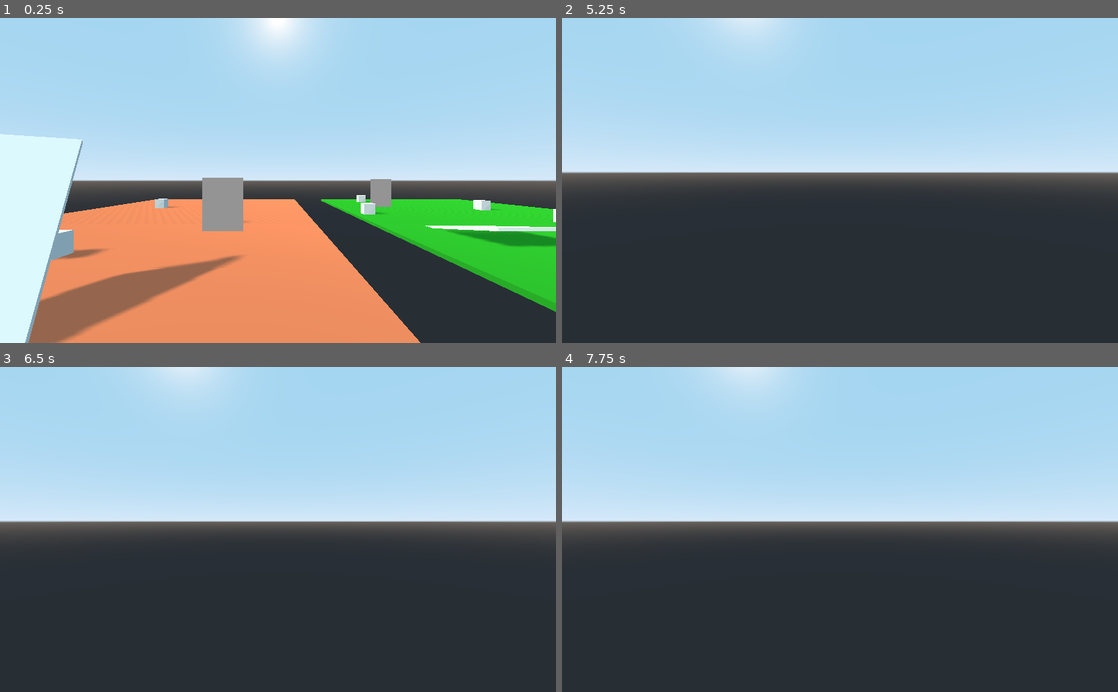
Above: before the commit, frames 1-4 (two rows, left to right).
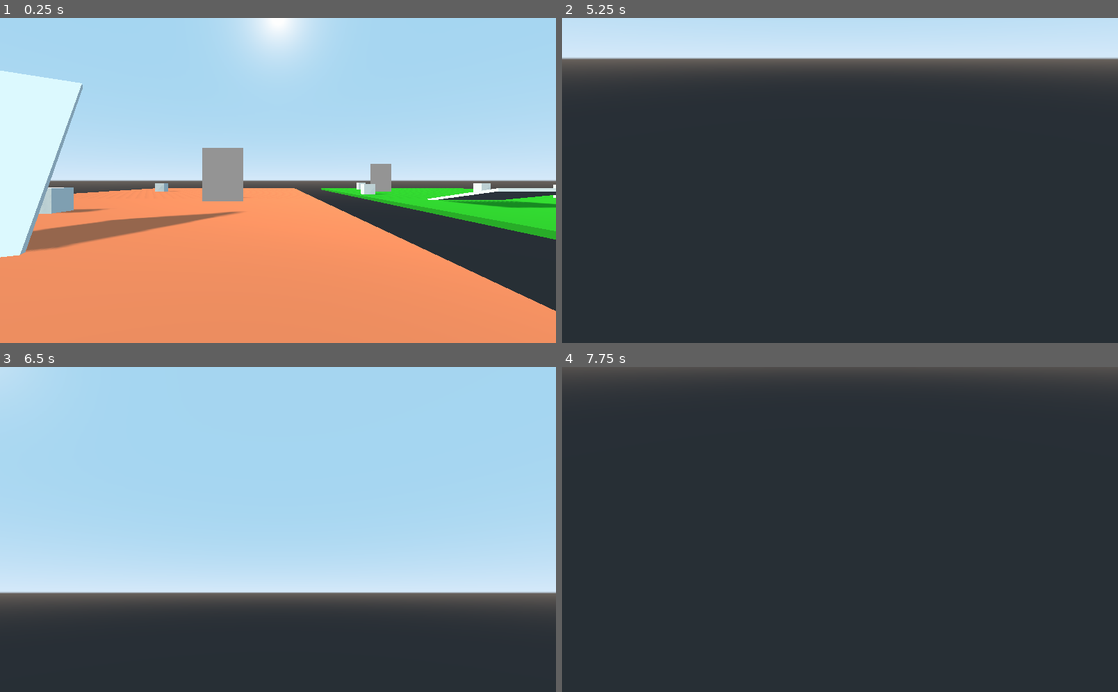
Above: after the commit, the same moments.

Repository: greenrazer/portals-godot
Game: Godot game, scene res://Levels/Portals.tscn
The game is run twice, just before and just after one commit, with the same random seed, the same clock (stepped at 60 frames per second) and the same inputs. The project has no main scene, so this scene is started directly.
Inputs (mouse positions are in pixels of both pictures, inside the frame that each line leads up to):
- Up to frame 1 (0.25 s): no input
- Up to frame 2 (5.25 s): move the mouse to (867, 180) at 0.52 s; hold W (move_up) 0.53-4.28 s; click (867, 180) at 0.6 s; tap Space (jump) at 0.77, 1.52, 3.02, 3.77, 4.25, 4.52 s; move the mouse to (812, 180) at 1.27 s; tap Shift (sprint) at 1.35 s; click (812, 180) at 1.55 s; move the mouse to (851, 174) at 2.02 s; click (851, 174) at 2.1 s; move the mouse to (834, 187) at 2.77 s; click (834, 187) at 2.85 s; tap Enter at 3.5, 5 s; move the mouse to (878, 183) at 3.52 s; hold Shift (sprint) 3.53-4.28 s; click (878, 183) at 3.8 s; tap Escape (ui_cancel) at 4.15 s; move the mouse to (673, 131) at 4.27 s; hold A (move_left) 4.28-5.03 s; click (673, 131) at 4.35 s; move the mouse to (867, 180) at 5.02 s; hold S (move_down) from 5.03 s (still down); click (867, 180) at 5.1 s
- Up to frame 3 (6.5 s): tap Space (jump) at 5.75, 6.02 s; move the mouse to (194, 448) at 5.77 s; release S (move_down) at 5.78 s; hold D (move_right) from 5.78 s (still down); tap Shift (sprint) at 5.85 s; click (194, 448) at 6.05 s
- Up to frame 4 (7.75 s): tap Enter at 6.5 s; move the mouse to (962, 513) at 6.52 s; release D (move_right) at 6.53 s; hold W (move_up) 6.53-7.28 s; click (962, 513) at 6.6 s; tap Space (jump) at 6.77, 7.25, 7.52 s; move the mouse to (728, 545) at 7.27 s; hold D (move_right) from 7.28 s (still down); click (728, 545) at 7.35 s

The runs differ from the first frame. In frame 1, 30% of the frame differs, in the area x 0-100%, y 16-100%; in frame 2, 48%; in frame 3, 34%; in frame 4, 51%, in the area x 0-100%, y 0-53%.

Commit message:
added visibility modifiers so portals dont render when i'm not looking at them

Diff:
--- a/Levels/Portals.tscn
+++ b/Levels/Portals.tscn
@@ -205,7 +205,7 @@
 material/0 = null
 
 [node name="Steve" type="KinematicBody" parent="."]
-transform = Transform( 1, 0, 0, 0, 1, 0, 0, 0, 1, -6.54277, 4.30587, 20.7111 )
+transform = Transform( 1, 0, 0, 0, 1, 0, 0, 0, 1, -6.54277, 1.3673, 20.7111 )
 script = ExtResource( 2 )
 
 [node name="Collider" type="CollisionShape" parent="Steve"]
@@ -221,6 +221,7 @@
 
 [node name="Camera" type="Camera" parent="Steve/Head"]
 current = true
+near = 0.01
 
 [node name="DownRay" type="RayCast" parent="Steve"]
 transform = Transform( 1, 0, 0, 0, 1, 0, 0, 0, 1, 0, -0.662256, 0 )
@@ -265,6 +266,8 @@
 mesh = SubResource( 11 )
 material/0 = null
 
+[node name="VisibilityNotifier" type="VisibilityNotifier" parent="Portals/PortalPair1/PortalA/Shape"]
+
 [node name="PortalB" type="Spatial" parent="Portals/PortalPair1"]
 transform = Transform( -1, 0, -3.25841e-07, 0, 1, 0, 3.25841e-07, 0, -1, 8.3419, 2, -12.9615 )
 script = ExtResource( 5 )
@@ -293,6 +296,9 @@
 cast_shadow = 0
 mesh = SubResource( 17 )
 material/0 = null
+
+[node name="VisibilityNotifier" type="VisibilityNotifier" parent="Portals/PortalPair1/PortalB/Shape"]
+transform = Transform( 1, 0, 4.44089e-16, 0, 1, 0, 0, 0, 1, 0, 0, 0 )
 [connection signal="body_entered" from="Portals/PortalPair1/PortalA/Shape/Area" to="Portals/PortalPair1/PortalA" method="_on_Area_body_entered"]
 [connection signal="body_exited" from="Portals/PortalPair1/PortalA/Shape/Area" to="Portals/PortalPair1/PortalA" method="_on_Area_body_exited"]
 [connection signal="body_entered" from="Portals/PortalPair1/PortalB/Shape/Area" to="Portals/PortalPair1/PortalB" method="_on_Area_body_entered"]
--- a/project.godot
+++ b/project.godot
@@ -60,6 +60,16 @@
 "events": [ Object(InputEventKey,"resource_local_to_scene":false,"resource_name":"","device":0,"alt":false,"shift":false,"control":false,"meta":false,"command":false,"pressed":false,"scancode":32,"unicode":0,"echo":false,"script":null)
  ]
 }
+right_click={
+"deadzone": 0.5,
+"events": [ Object(InputEventMouseButton,"resource_local_to_scene":false,"resource_name":"","device":0,"alt":false,"shift":false,"control":false,"meta":false,"command":false,"button_mask":0,"position":Vector2( 0, 0 ),"global_position":Vector2( 0, 0 ),"factor":1.0,"button_index":2,"pressed":false,"doubleclick":false,"script":null)
+ ]
+}
+left_click={
+"deadzone": 0.5,
+"events": [ Object(InputEventMouseButton,"resource_local_to_scene":false,"resource_name":"","device":0,"alt":false,"shift":false,"control":false,"meta":false,"command":false,"button_mask":0,"position":Vector2( 0, 0 ),"global_position":Vector2( 0, 0 ),"factor":1.0,"button_index":1,"pressed":false,"doubleclick":false,"script":null)
+ ]
+}
 
 [rendering]
 
--- a/scripts/main.gd
+++ b/scripts/main.gd
@@ -4,5 +4,7 @@
 	Input.set_mouse_mode(Input.MOUSE_MODE_CAPTURED)
 
 func _process(delta):
-	if Input.is_action_just_pressed("ui_cancel"):
+	if Input.get_mouse_mode() == Input.MOUSE_MODE_CAPTURED && Input.is_action_just_pressed("ui_cancel"):
 		Input.set_mouse_mode(Input.MOUSE_MODE_VISIBLE)
+	elif Input.get_mouse_mode() == Input.MOUSE_MODE_VISIBLE && Input.is_action_just_pressed("left_click"):
+		Input.set_mouse_mode(Input.MOUSE_MODE_CAPTURED)
--- a/scripts/portal.gd
+++ b/scripts/portal.gd
@@ -1,4 +1,6 @@
 extends Spatial
+
+const NEAR_CLIPPING_PLANE_OFFSET = 1
 
 var player_cam
 var linked_portal
@@ -24,7 +26,7 @@
 	var linked_trans = linked_portal.global_transform * global_transform.inverse() * player_cam.global_transform
 	var camera_to_linked_portal_dist = (player_cam.global_transform.origin - global_transform.origin).length()
 	$Viewport/Camera.set_global_transform(linked_trans)
-	$Viewport/Camera.set_znear(clamp(camera_to_linked_portal_dist - 1,0.01,INF))
+	$Viewport/Camera.set_znear(clamp(camera_to_linked_portal_dist - NEAR_CLIPPING_PLANE_OFFSET,0.01,INF))
 	$Viewport.size = get_viewport().size
 
 func teleport_travelers():
@@ -44,7 +46,8 @@
 func _process(delta):
 	if not linked_portal:
 		return
-	update_portal_view()
+	if $Shape/VisibilityNotifier.is_on_screen():
+		update_portal_view()
 	teleport_travelers()
 
 
